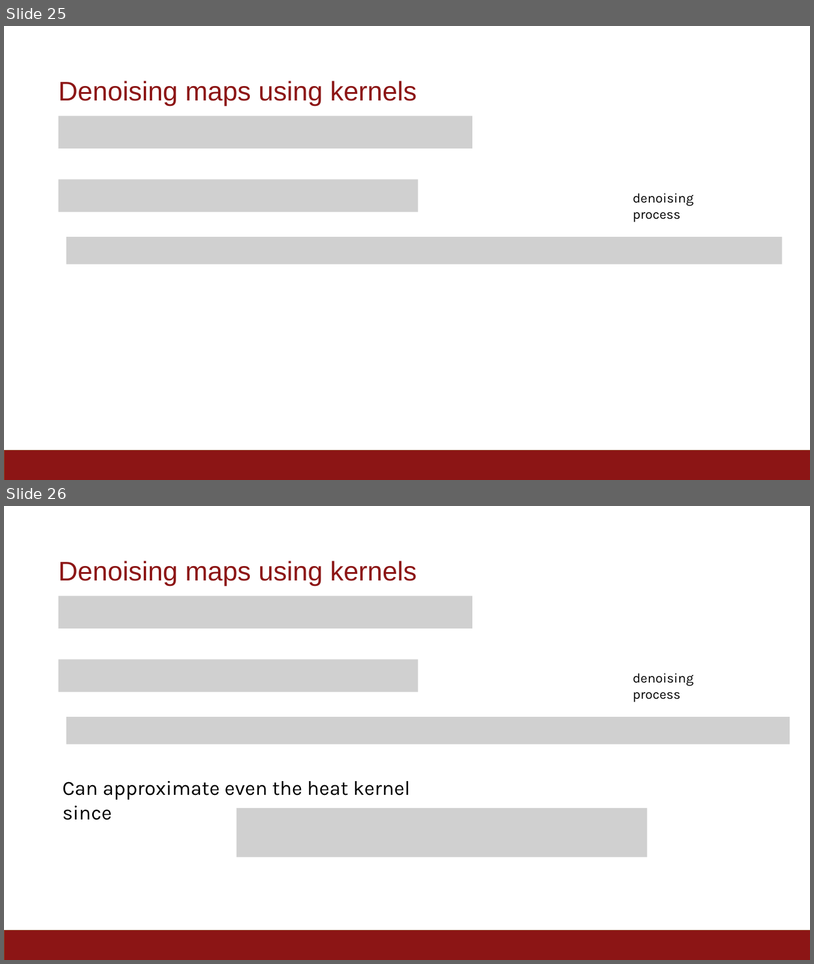
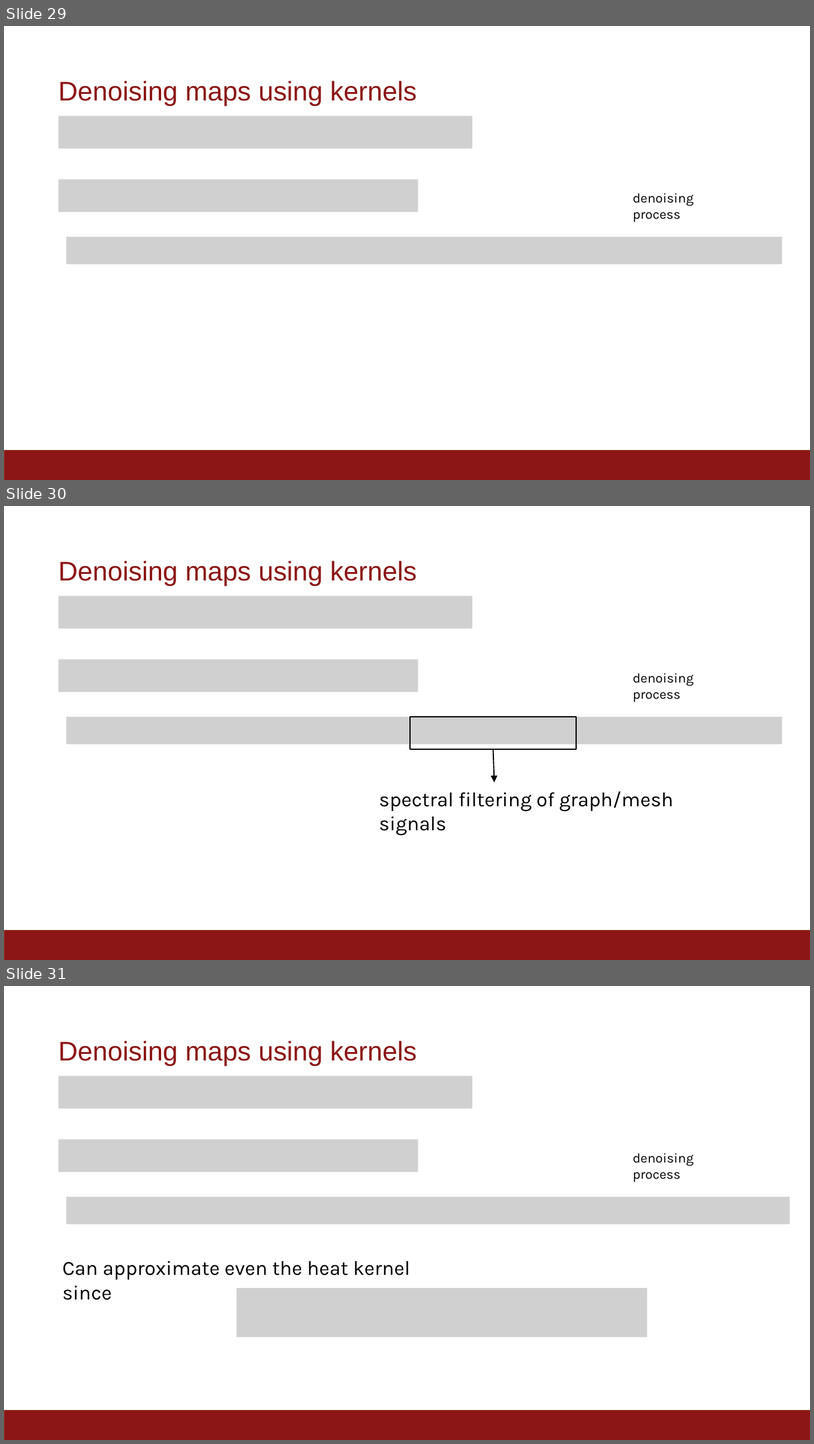
Before and after one commit to vigansub/Vignesh-Ganapathi-Subramanian-Progress-Report---Winter-2019, a slide deck: images/VigneshGanapathiSubramanian-winter2019.pptx. Shown one above the other, each under a label of ours: slides 25 and 26 before the commit, slides 29, 30 and 31 after it. The pictures are 814x964 and 814x1444 pixels, drawn with LibreOffice and Linux fonts; fonts in the diff are those of the drawing; grey boxes stand for pictures; background and template pictures are left out. Boxes give left, top, right and bottom in pixels: in the first picture for what was removed or moved away, otherwise in the second. Text is boxed around its words. In the diff, an @@ line names an element or a change of style, - is before the commit and + after.

```diff
--- a/images/VigneshGanapathiSubramanian-winter2019.pptx
+++ b/images/VigneshGanapathiSubramanian-winter2019.pptx
@@ slide 30 added at (x1=4, y1=506, x2=810, y2=960), background #FFFFFF; not listed: 1 template element that a slide beside it also shows @@
@@ text added at (x1=59, y1=561, x2=417, y2=586), 24 pt, text #8C1515 @@
+Denoising maps using kernels
@@ picture added at (x1=58, y1=595, x2=473, y2=628) @@
@@ picture added at (x1=58, y1=659, x2=417, y2=691) @@
@@ text added at (x1=633, y1=673, x2=694, y2=702), 12 pt, text #000000 @@
+denoising process
@@ picture added at (x1=66, y1=717, x2=782, y2=744) @@
@@ rectangle added at (x1=410, y1=717, x2=576, y2=749), outline #000000 1 pt @@
@@ arrow added from (494, 750) to (494, 782), #000000 1 pt @@
@@ text added at (x1=379, y1=791, x2=674, y2=835), 18 pt, text #000000 @@
+spectral filtering of graph/mesh signals
@@ what was slide 25 is now slide 29 @@
@@ what was slide 26 is now slide 31 @@
```
Also in this commit, not shown: 1 slide changed, 8 other slides added.
